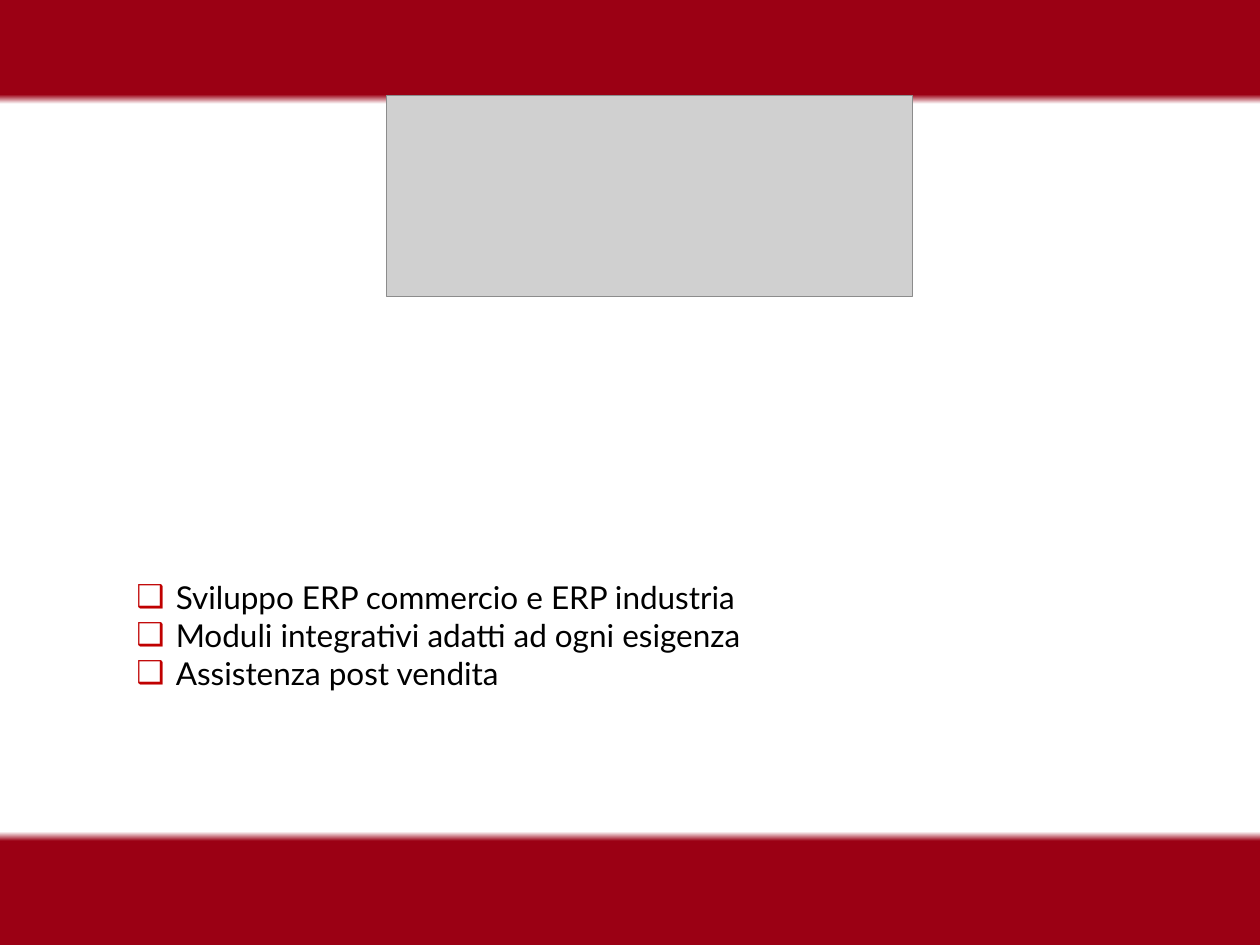
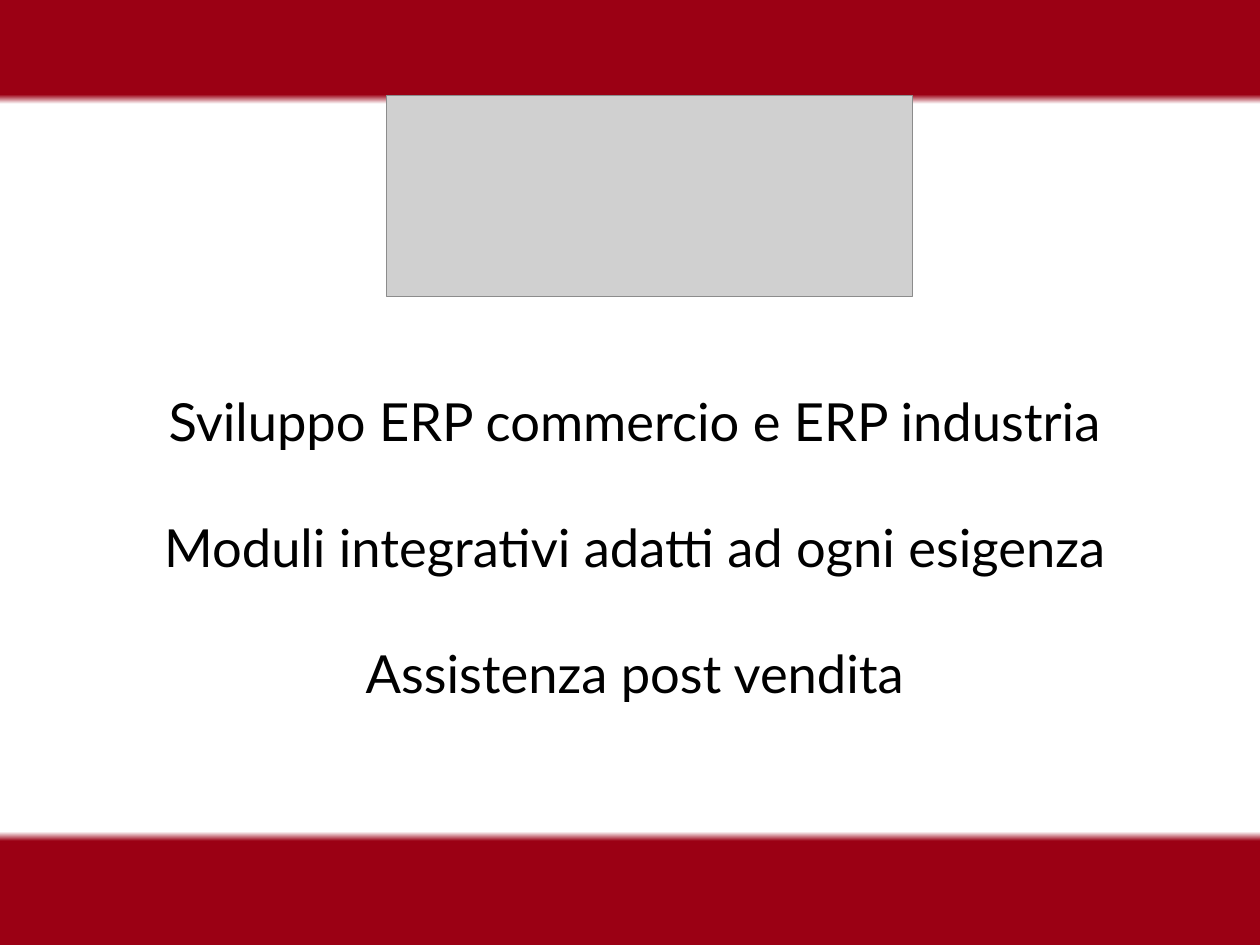
Before and after one commit to gnoatomatteo/tesi, a slide deck: slide 2 of Presentazione standard1.pptx. Drawn at 1260x945 pixels with LibreOffice and Linux fonts; fonts in the diff are those of the drawing; grey boxes stand for pictures. Boxes give left, top, right and bottom in pixels: in the first picture for what was removed or moved away, otherwise in the second. Text is boxed around its words. In the diff, an @@ line names an element or a change of style, - is before the commit and + after.

```diff
--- a/Presentazione standard1.pptx
+++ b/Presentazione standard1.pptx
@@ text "Sviluppo ERP commercio e ERP ...": place and size @@
-text "Sviluppo ERP commercio e ERP ..." at (176,585,740,691)
+text "Sviluppo ERP commercio e ERP ..." at (164,402,1105,702)
@@ text "Sviluppo ERP commercio e ERP ..." at (164,402,1105,702): size 18 to 30 pt; alignment left to centre; bullet ❑ to none @@
```
Also in this commit, not shown: 9 slides added, 2 slides removed, 16 other files.
